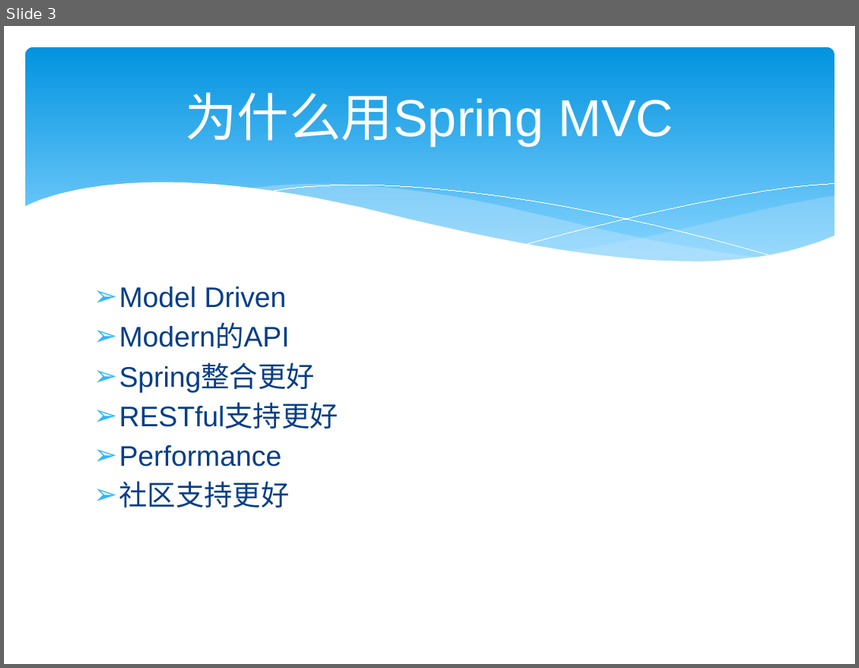
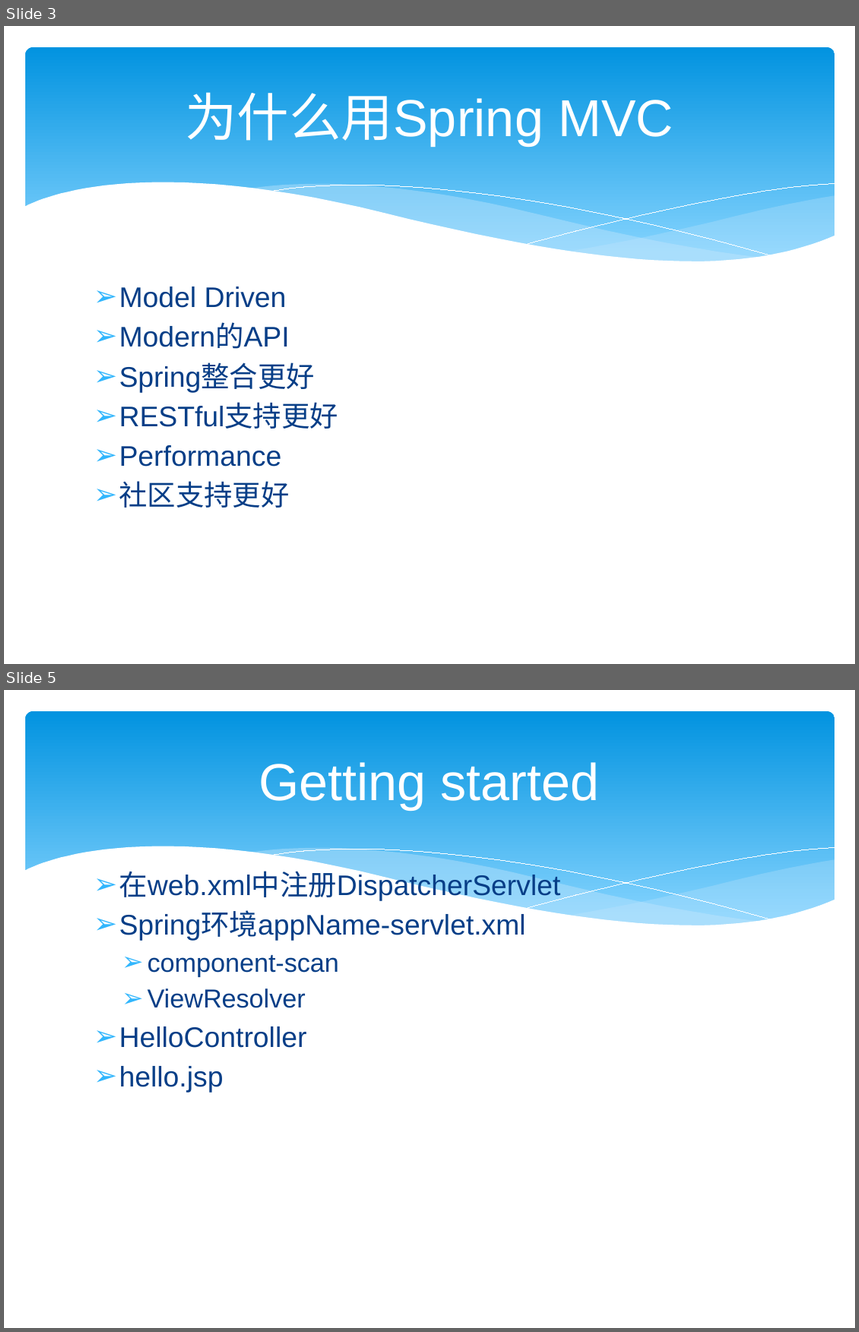
Before and after one commit to zjumty/spring-mvc-showcase, a slide deck: SpringMVC3.pptx. Shown one above the other, each under a label of ours: slide 3 before the commit, slides 3 and 5 after it; the slides between them are not shown. The pictures are 859x668 and 859x1332 pixels, drawn with LibreOffice and Linux fonts; fonts in the diff are those of the drawing. Boxes give left, top, right and bottom in pixels: in the first picture for what was removed or moved away, otherwise in the second. Text is boxed around its words. In the diff, an @@ line names an element or a change of style, - is before the commit and + after.

```diff
--- a/SpringMVC3.pptx
+++ b/SpringMVC3.pptx
@@ slide 5 added at (4, 690, 855, 1328), background #FFFFFF; not listed: 6 template elements that a slide beside it also shows @@
@@ title added at (259, 762, 600, 810), 44 pt, text #FFFFFF @@
+Getting started
@@ text added at (120, 866, 561, 1093), 24 pt, text #073E87 @@
+➢ 在web.xml中注册DispatcherServlet
+➢ Spring环境appName-servlet.xml
+  ➢ component-scan
+  ➢ ViewResolver
+➢ HelloController
+➢ hello.jsp
```
Also in this commit, not shown: 1 slide changed, 1 other slide added, 1 slide removed, 8 other files.
